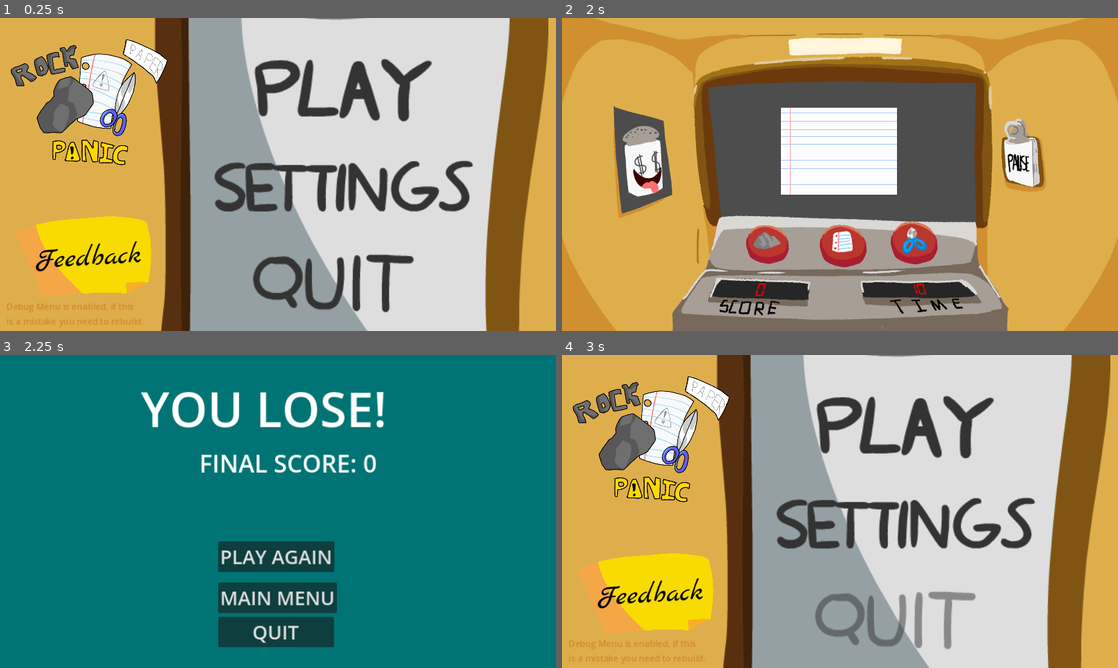
Above: before the commit, frames 1-4 (two rows, left to right).
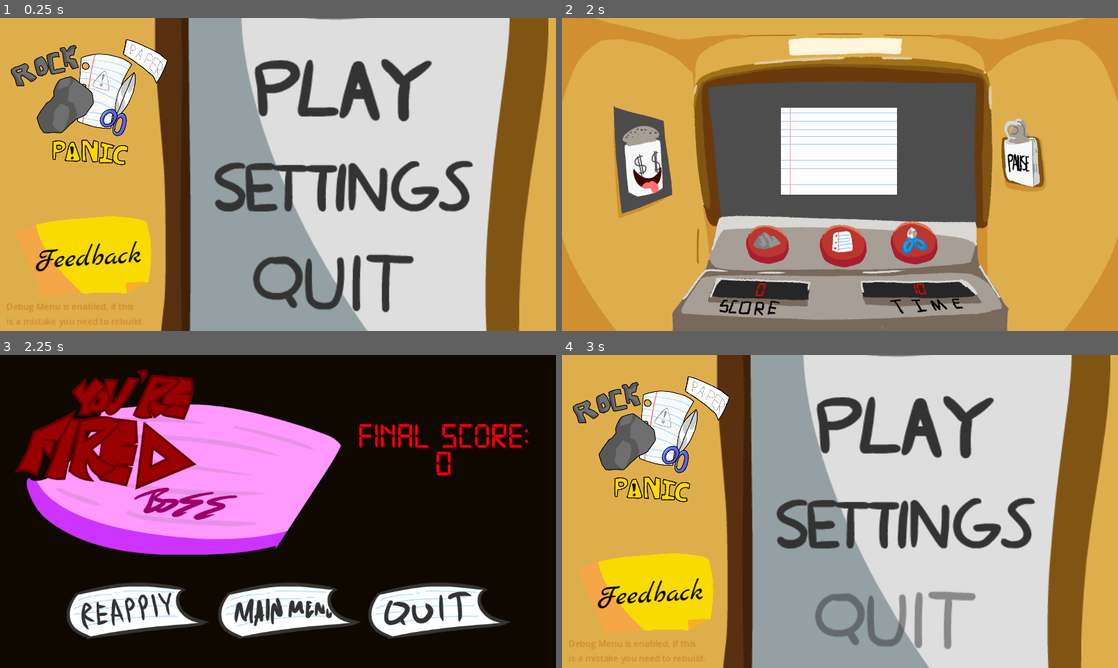
Above: after the commit, the same moments.

Repository: CoolCoderMan281/Rock-Paper-Panic
Game: Godot game, scene res://Scenes/mainmenu.tscn
Two runs of this game, one before a commit and one after it. Both use one fixed random seed, a clock stepped at 60 frames per second and the inputs below.
Inputs (mouse positions are in pixels of both pictures, inside the frame that each line leads up to):
- Up to frame 1 (0.25 s): no input
- Up to frame 2 (2 s): click "Play" at 0.5 s; click "Small" at 1.25 s
- Up to frame 3 (2.25 s): click (205, 580) at 2 s
- Up to frame 4 (3 s): click "MAIN MENU" at 2.75 s

Frames 1-2 are identical in both runs. In frame 3, 100% of the frame differs, in the area x 0-100%, y 0-100%; in frame 4, nothing differs.

Commit message:
more UI import + FLA update

Diff:
--- a/Code/Player.gd
+++ b/Code/Player.gd
@@ -50,7 +50,7 @@
 
 func update_score():
 	%Score.text = str(score)
-	%Final_Score.text = "FINAL SCORE: " + str(score)
+	%Final_Score.text = "FINAL SCORE: \n" + str(score)
 
 
 func _on_rock_pressed():
--- a/Scenes/main.tscn
+++ b/Scenes/main.tscn
@@ -12,6 +12,10 @@
 [ext_resource type="Script" path="res://Code/Countdown.gd" id="7_hbh5k"]
 [ext_resource type="Script" path="res://Code/Debug.gd" id="8_1kwu8"]
 [ext_resource type="Texture2D" uid="uid://blyjptyotgnm7" path="res://Assets/Default/Buttons/Scissors/Center/scissors_center.png" id="8_2cgpk"]
+[ext_resource type="Texture2D" uid="uid://c7kqkhsw3pfuq" path="res://Assets/Game Over/fired_graphic.png" id="10_7dql5"]
+[ext_resource type="Texture2D" uid="uid://1o50x80pi0v6" path="res://Assets/Game Over/over_retry.png" id="10_dmq57"]
+[ext_resource type="Texture2D" uid="uid://4svxata1gobm" path="res://Assets/Game Over/over_main.png" id="11_f2tlh"]
+[ext_resource type="Texture2D" uid="uid://b28ik3602dudw" path="res://Assets/Game Over/over_quit.png" id="12_a5uiq"]
 
 [sub_resource type="GDScript" id="GDScript_a5fcu"]
 script/source = "extends CanvasLayer
@@ -99,61 +103,6 @@
 theme_override_colors/font_color = Color(1, 0, 0, 1)
 theme_override_font_sizes/font_size = 40
 text = "0"
-horizontal_alignment = 1
-vertical_alignment = 1
-metadata/_edit_use_anchors_ = true
-
-[node name="Lose" type="CanvasLayer" parent="."]
-unique_name_in_owner = true
-visible = false
-script = SubResource("GDScript_a5fcu")
-
-[node name="ColorRect" type="ColorRect" parent="Lose"]
-offset_right = 1161.0
-offset_bottom = 657.0
-color = Color(0, 0.454902, 0.454902, 1)
-
-[node name="Label" type="Label" parent="Lose"]
-offset_left = 292.0
-offset_top = 42.0
-offset_right = 802.0
-offset_bottom = 179.0
-theme_override_font_sizes/font_size = 100
-text = "YOU LOSE!"
-horizontal_alignment = 1
-
-[node name="Retry" type="Button" parent="Lose"]
-offset_left = 452.0
-offset_top = 386.0
-offset_right = 691.0
-offset_bottom = 449.0
-theme_override_font_sizes/font_size = 40
-text = "PLAY AGAIN"
-
-[node name="MainMenu" type="Button" parent="Lose"]
-offset_left = 452.0
-offset_top = 471.0
-offset_right = 692.0
-offset_bottom = 534.0
-theme_override_font_sizes/font_size = 40
-text = "MAIN MENU"
-
-[node name="Quit" type="Button" parent="Lose"]
-offset_left = 452.0
-offset_top = 542.0
-offset_right = 692.0
-offset_bottom = 605.0
-theme_override_font_sizes/font_size = 40
-text = "QUIT"
-
-[node name="Final_Score" type="Label" parent="Lose"]
-unique_name_in_owner = true
-offset_left = 413.0
-offset_top = 189.0
-offset_right = 752.0
-offset_bottom = 258.0
-theme_override_font_sizes/font_size = 50
-text = "FINAL SCORE: "
 horizontal_alignment = 1
 vertical_alignment = 1
 metadata/_edit_use_anchors_ = true
@@ -181,6 +130,96 @@
 theme_override_colors/font_color = Color(1, 0, 0, 1)
 theme_override_font_sizes/font_size = 40
 text = "10"
+horizontal_alignment = 1
+vertical_alignment = 1
+metadata/_edit_use_anchors_ = true
+
+[node name="Lose" type="CanvasLayer" parent="."]
+unique_name_in_owner = true
+visible = false
+script = SubResource("GDScript_a5fcu")
+
+[node name="ColorRect" type="ColorRect" parent="Lose"]
+offset_right = 1161.0
+offset_bottom = 657.0
+color = Color(0.0611451, 0.0336918, 0, 1)
+
+[node name="fired_graphic" type="TextureRect" parent="Lose"]
+offset_left = 29.0
+offset_top = 29.0
+offset_right = 707.0
+offset_bottom = 414.0
+texture = ExtResource("10_7dql5")
+
+[node name="Label" type="Label" parent="Lose"]
+visible = false
+offset_left = 292.0
+offset_top = 42.0
+offset_right = 802.0
+offset_bottom = 179.0
+theme_override_font_sizes/font_size = 100
+text = "YOU LOSE!"
+horizontal_alignment = 1
+
+[node name="Retry" type="Button" parent="Lose"]
+self_modulate = Color(1, 1, 1, 0)
+offset_left = 138.0
+offset_top = 471.0
+offset_right = 433.0
+offset_bottom = 587.0
+theme_override_font_sizes/font_size = 40
+text = "PLAY AGAIN"
+
+[node name="retry_texture" type="TextureRect" parent="Lose/Retry"]
+offset_right = 40.0
+offset_bottom = 40.0
+texture = ExtResource("10_dmq57")
+
+[node name="MainMenu" type="Button" parent="Lose"]
+self_modulate = Color(1, 1, 1, 0)
+offset_left = 452.0
+offset_top = 471.0
+offset_right = 747.0
+offset_bottom = 587.0
+theme_override_font_sizes/font_size = 40
+text = "MAIN MENU"
+
+[node name="main_texture" type="TextureRect" parent="Lose/MainMenu"]
+layout_mode = 0
+offset_right = 40.0
+offset_bottom = 40.0
+texture = ExtResource("11_f2tlh")
+
+[node name="Quit" type="Button" parent="Lose"]
+self_modulate = Color(1, 1, 1, 0)
+offset_left = 763.0
+offset_top = 471.0
+offset_right = 1058.0
+offset_bottom = 587.0
+theme_override_font_sizes/font_size = 40
+text = "QUIT"
+
+[node name="quit_texture" type="TextureRect" parent="Lose/Quit"]
+layout_mode = 0
+offset_right = 40.0
+offset_bottom = 40.0
+texture = ExtResource("12_a5uiq")
+
+[node name="Final_Score" type="Label" parent="Lose"]
+unique_name_in_owner = true
+offset_left = 741.0
+offset_top = 137.0
+offset_right = 1334.0
+offset_bottom = 228.0
+scale = Vector2(0.6, 0.6)
+theme = ExtResource("7_gp2xf")
+theme_override_colors/font_color = Color(1, 0, 0, 1)
+theme_override_colors/font_shadow_color = Color(0.46, 0, 0.276, 0.364706)
+theme_override_constants/shadow_offset_x = 5
+theme_override_constants/shadow_offset_y = 5
+theme_override_font_sizes/font_size = 125
+text = "FINAL SCORE:
+"
 horizontal_alignment = 1
 vertical_alignment = 1
 metadata/_edit_use_anchors_ = true
Binary file added: Assets/Default/Enemy Conveyor/arrive_paper/arrive_paper0001.png
Not shown, added: Assets/Default/Enemy Conveyor/arrive_paper/arrive_paper0001.png.import
Binary file added: Assets/Default/Enemy Conveyor/arrive_paper/arrive_paper0002.png
Not shown, added: Assets/Default/Enemy Conveyor/arrive_paper/arrive_paper0002.png.import
Binary file added: Assets/Default/Enemy Conveyor/arrive_paper/arrive_paper0003.png
Not shown, added: Assets/Default/Enemy Conveyor/arrive_paper/arrive_paper0003.png.import
Binary file added: Assets/Default/Enemy Conveyor/arrive_paper/arrive_paper0004.png
Not shown, added: Assets/Default/Enemy Conveyor/arrive_paper/arrive_paper0004.png.import
Binary file added: Assets/Default/Enemy Conveyor/arrive_paper/arrive_paper0005.png
Not shown, added: Assets/Default/Enemy Conveyor/arrive_paper/arrive_paper0005.png.import
Binary file added: Assets/Default/Enemy Conveyor/arrive_paper/arrive_paper0006.png
Not shown, added: Assets/Default/Enemy Conveyor/arrive_paper/arrive_paper0006.png.import
(and 26 more such lines)
